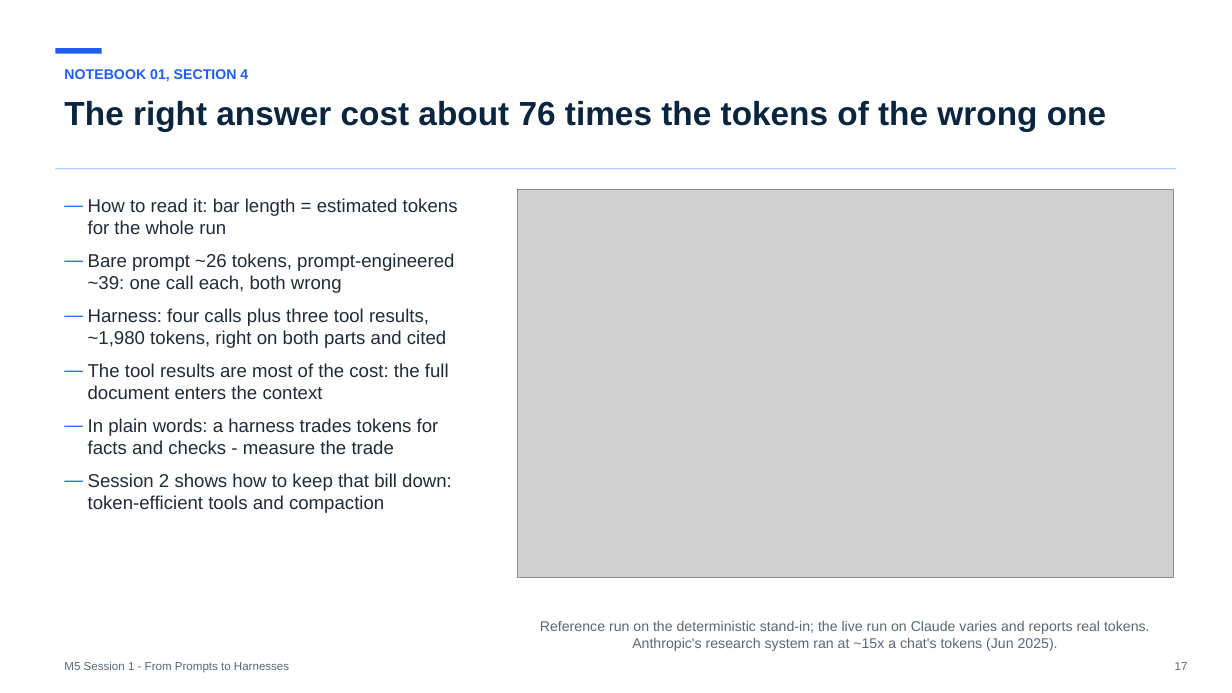
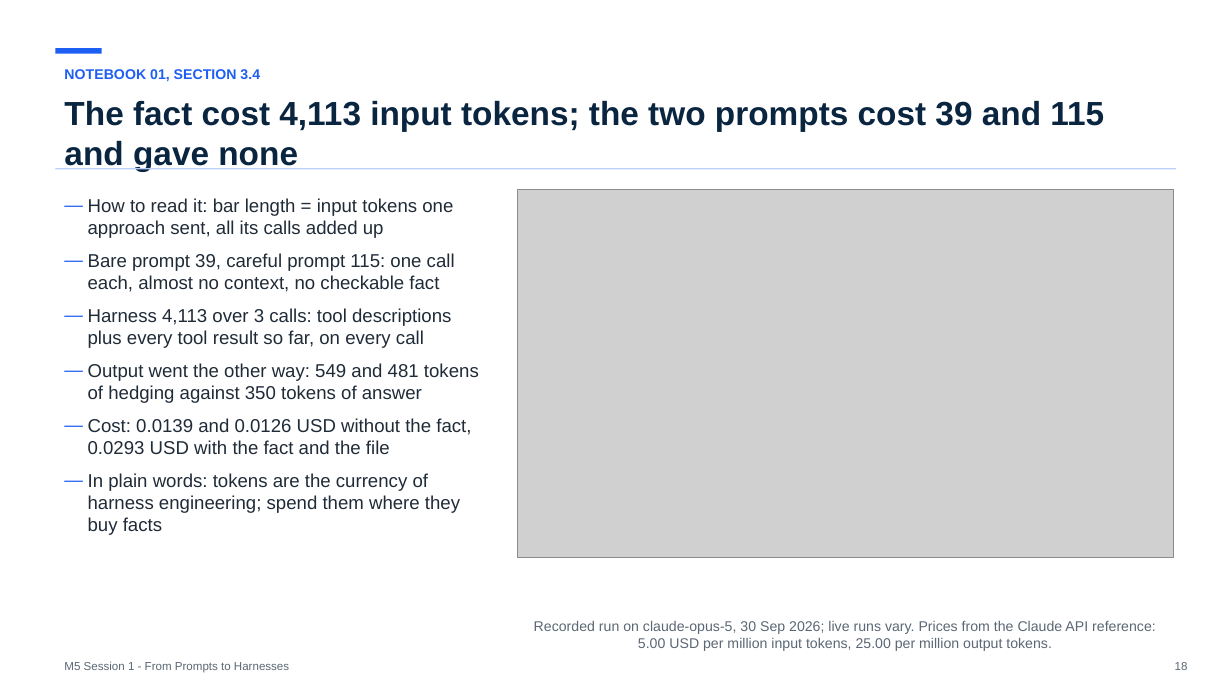
Before and after one commit to maglionejm/fontys-tech-exercises, a slide deck: slide 18 of presentations/m5-session-1-from-prompts-to-harnesses.pptx (slide 17 before the commit). Drawn at 1232x693 pixels with LibreOffice and Linux fonts; fonts in the diff are those of the drawing; grey boxes stand for pictures. Boxes give left, top, right and bottom in pixels: in the first picture for what was removed or moved away, otherwise in the second. Text is boxed around its words. In the diff, an @@ line names an element or a change of style, - is before the commit and + after.

```diff
--- a/presentations/m5-session-1-from-prompts-to-harnesses.pptx
+++ b/presentations/m5-session-1-from-prompts-to-harnesses.pptx
@@ text at bbox=[64, 69, 260, 82]: text changed @@
-NOTEBOOK 01, SECTION 4
+NOTEBOOK 01, SECTION 3.4
@@ text at bbox=[64, 100, 1104, 172]: text changed @@
-The right answer cost about 76 times the tokens of the wrong one
+The fact cost 4,113 input tokens; the two prompts cost 39 and 115 and gave none
@@ text at bbox=[88, 198, 479, 535]: text changed @@
-— How to read it: bar length = estimated tokens for the whole run
-— Bare prompt ~26 tokens, prompt-engineered ~39: one call each, both wrong
-— Harness: four calls plus three tool results, ~1,980 tokens, right on both parts and cited
-— The tool results are most of the cost: the full document enters the context
-— In plain words: a harness trades tokens for facts and checks - measure the trade
-— Session 2 shows how to keep that bill down: token-efficient tools and compaction
+— How to read it: bar length = input tokens one approach sent, all its calls added up
+— Bare prompt 39, careful prompt 115: one call each, almost no context, no checkable fact
+— Harness 4,113 over 3 calls: tool descriptions plus every tool result so far, on every call
+— Output went the other way: 549 and 481 tokens of hedging against 350 tokens of answer
+— Cost: 0.0139 and 0.0126 USD without the fact, 0.0293 USD with the fact and the file
+— In plain words: tokens are the currency of harness engineering; spend them where they buy facts
@@ picture: place and size @@
-picture at bbox=[518, 189, 1174, 579]
+picture at bbox=[518, 189, 1174, 557]
@@ text at bbox=[534, 621, 1156, 651]: text changed @@
-Reference run on the deterministic stand-in; the live run on Claude varies and reports real tokens. Anthropic's research system ran at ~15x a chat's tokens (Jun 2025).
+Recorded run on claude-opus-5, 30 Sep 2026; live runs vary. Prices from the Claude API reference: 5.00 USD per million input tokens, 25.00 per million output tokens.
@@ text at bbox=[1175, 662, 1188, 670]: text changed @@
-17
+18
```
Also in this commit, not shown: 8 other slides changed, 3 slides added, 1 slide removed, 1 other file.
